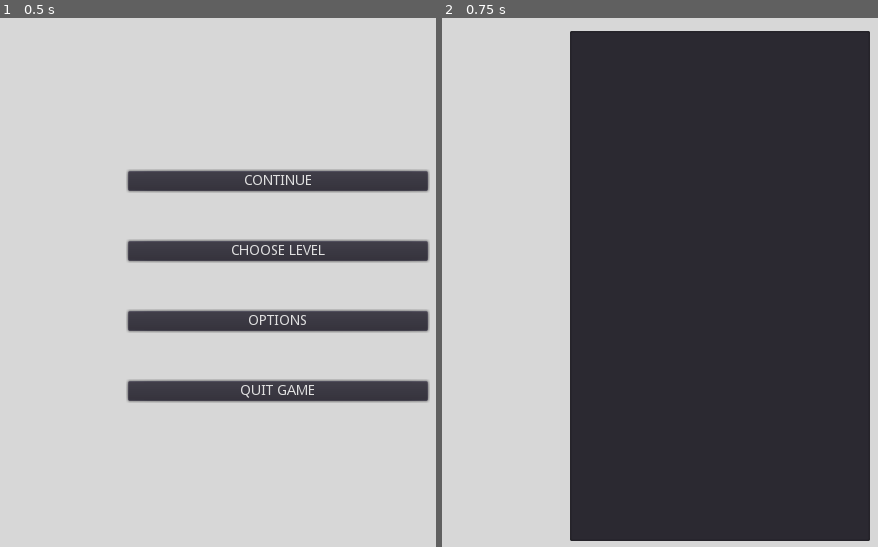
Above: before the commit, frames 1-2 (left to right).
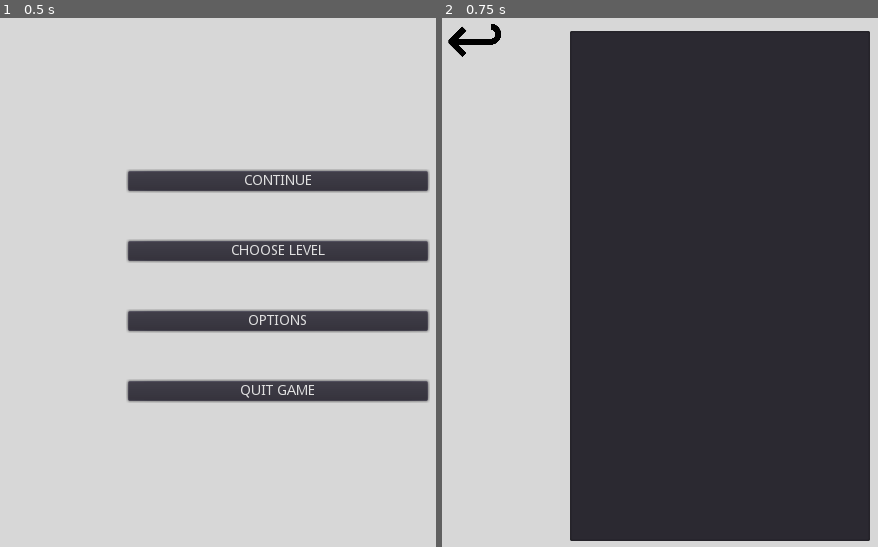
Above: after the commit, the same moments.

Repository: Inglo-Games/dollar-shuffle
Game: Godot game, scene res://scenes/main_menu.tscn
Same seed, same stepped clock (60 frames per second), same inputs: the game is played once before the commit and once after it.
Inputs:
- Up to frame 1 (0.5 s): no input
- Up to frame 2 (0.75 s): click "CHOOSE LEVEL" at 0.5 s

Frame 1 is identical in both runs. In frame 2, 0.2% of the frame differs, in the area x 1-14%, y 1-8%.
Error in both runs: Invalid get index 'count' (on base: 'Nil'). (res://scripts/level_menu.gd:21)

Commit message:
Adding initial back button asset

Diff:
--- a/scenes/lvl_menu.tscn
+++ b/scenes/lvl_menu.tscn
@@ -1,8 +1,9 @@
-[gd_scene load_steps=2 format=2]
+[gd_scene load_steps=3 format=2]
 
 [ext_resource path="res://scripts/level_menu.gd" type="Script" id=1]
+[ext_resource path="res://assets/back_btn.png" type="Texture" id=2]
 
-[node name="base" type="Control" index="0"]
+[node name="base" type="Control"]
 
 anchor_left = 0.0
 anchor_top = 0.0
@@ -41,8 +42,11 @@
 anchor_top = 0.0
 anchor_right = 0.0
 anchor_bottom = 0.0
-margin_right = 40.0
-margin_bottom = 40.0
+margin_left = 24.0
+margin_top = 24.0
+margin_right = 536.0
+margin_bottom = 536.0
+rect_scale = Vector2( 0.12, 0.12 )
 rect_pivot_offset = Vector2( 0, 0 )
 rect_clip_content = false
 focus_mode = 2
@@ -54,6 +58,8 @@
 enabled_focus_mode = 2
 shortcut = null
 group = null
+texture_normal = ExtResource( 2 )
+_sections_unfolded = [ "Rect", "Textures" ]
 
 [node name="lvl_list" type="ItemList" parent="." index="2"]
 
--- a/scenes/opts_menu.tscn
+++ b/scenes/opts_menu.tscn
@@ -1,6 +1,7 @@
-[gd_scene load_steps=2 format=2]
+[gd_scene load_steps=3 format=2]
 
 [ext_resource path="res://scripts/opts_menu.gd" type="Script" id=1]
+[ext_resource path="res://assets/back_btn.png" type="Texture" id=2]
 
 [node name="base" type="Control" index="0"]
 
@@ -40,8 +41,11 @@
 anchor_top = 0.0
 anchor_right = 0.0
 anchor_bottom = 0.0
-margin_right = 40.0
-margin_bottom = 40.0
+margin_left = 24.0
+margin_top = 24.0
+margin_right = 536.0
+margin_bottom = 536.0
+rect_scale = Vector2( 0.12, 0.12 )
 rect_pivot_offset = Vector2( 0, 0 )
 rect_clip_content = false
 focus_mode = 2
@@ -53,6 +57,8 @@
 enabled_focus_mode = 2
 shortcut = null
 group = null
+texture_normal = ExtResource( 2 )
+_sections_unfolded = [ "Rect", "Textures" ]
 
 [node name="opts_menu_container" type="VBoxContainer" parent="." index="2"]
 
@@ -96,7 +102,6 @@
 enabled_focus_mode = 2
 shortcut = null
 group = null
-text = "Difficulty"
 flat = false
 align = 1
 items = [  ]
Binary file added: assets/back_btn.png
Not shown, added: assets/back_btn.png.import
Not shown, added: assets/back_btn.xcf
